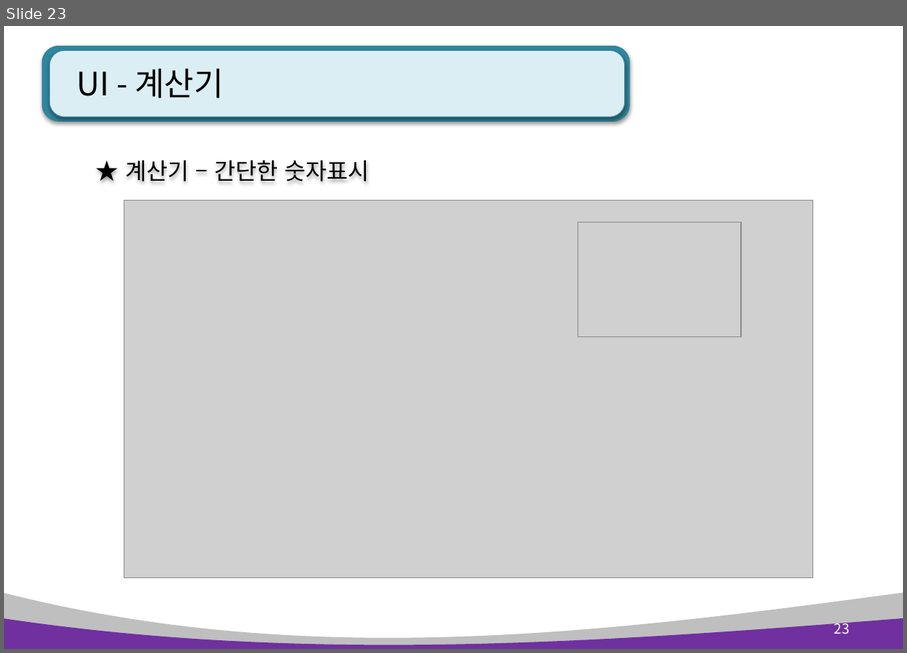
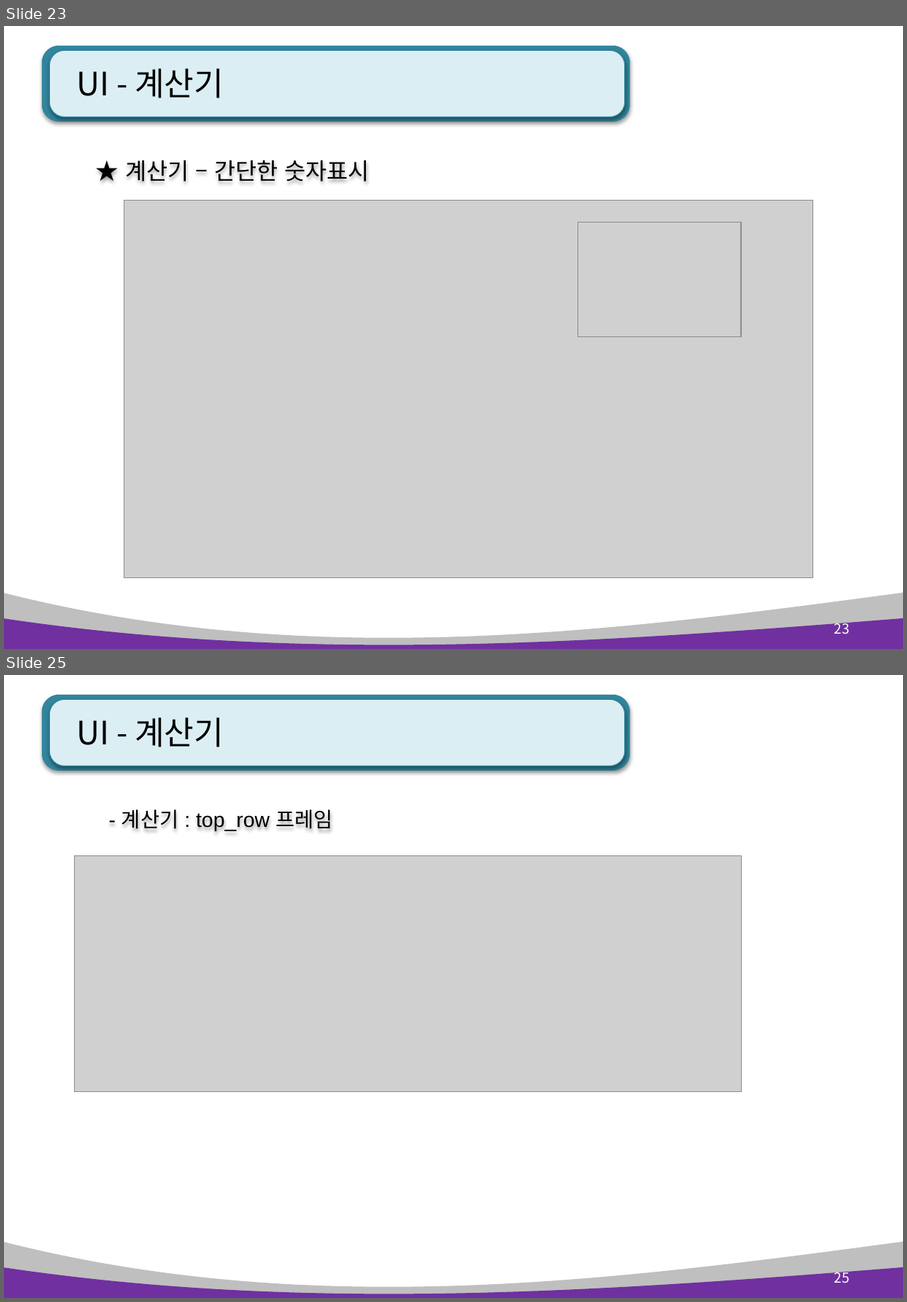
Before and after one commit to pshho/ngreen_project, a slide deck: pyWorks/자료/python_ppt/Python 11장. GUI 프로그래밍.pptx. Shown one above the other, each under a label of ours: slide 23 before the commit, slides 23 and 25 after it; the slides between them are not shown. The pictures are 907x653 and 907x1302 pixels, drawn with LibreOffice and Linux fonts; fonts in the diff are those of the drawing; grey boxes stand for pictures. Boxes give left, top, right and bottom in pixels: in the first picture for what was removed or moved away, otherwise in the second. Text is boxed around its words. In the diff, an @@ line names an element or a change of style, - is before the commit and + after.

```diff
--- a/pyWorks/자료/python_ppt/Python 11장. GUI 프로그래밍.pptx
+++ b/pyWorks/자료/python_ppt/Python 11장. GUI 프로그래밍.pptx
@@ slide 25 added at (x1=4, y1=675, x2=903, y2=1298), background #FFFFFF; not listed: 4 template elements that a slide beside it also shows @@
@@ title added at (x1=76, y1=717, x2=224, y2=747), 28 pt, text #000000 @@
+UI - 계산기
@@ text added at (x1=122, y1=809, x2=332, y2=831), 18 pt, text #000000 @@
+- 계산기 : top_row 프레임
@@ picture added at (x1=75, y1=856, x2=742, y2=1091) @@
@@ page number added at (x1=835, y1=1268, x2=850, y2=1283), 12 pt, text #FFFFFF @@
+25
```
Also in this commit, not shown: 4 slides changed, 21 other files.
